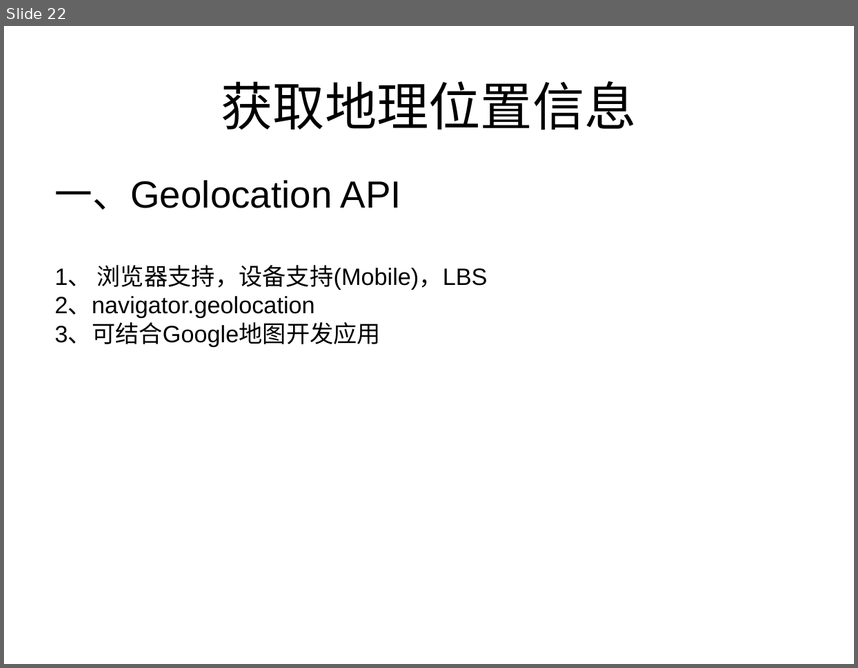
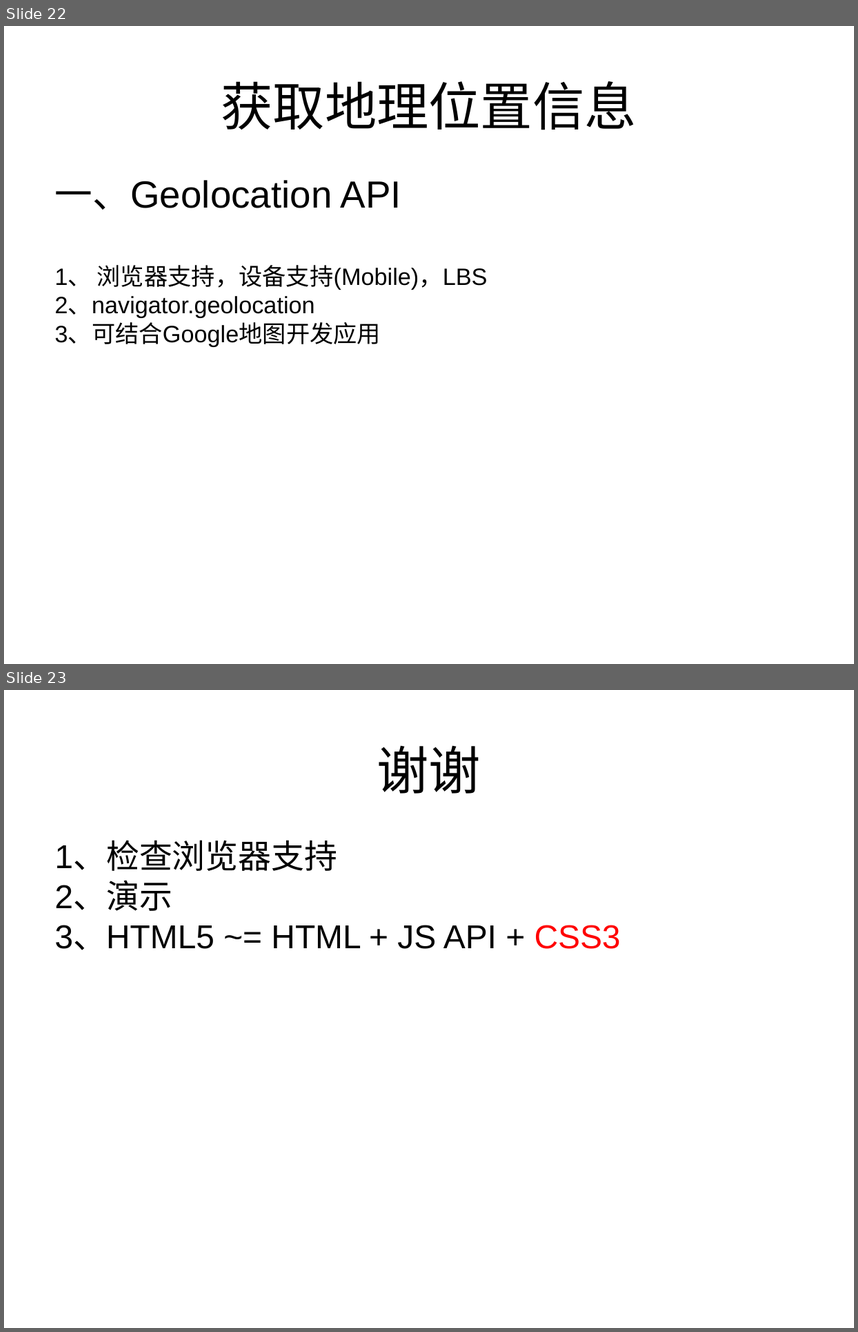
Before and after one commit to testuser2213/tom-wang-manual, a slide deck: manual/html5/share/关于HTML5的分享.ppt. Shown one above the other, each under a label of ours: slide 22 before the commit, slides 22 and 23 after it. The pictures are 858x668 and 858x1332 pixels, drawn with LibreOffice and Linux fonts; fonts in the diff are those of the drawing. Boxes give left, top, right and bottom in pixels: in the first picture for what was removed or moved away, otherwise in the second. Text is boxed around its words. In the diff, an @@ line names an element or a change of style, - is before the commit and + after.

```diff
--- a/manual/html5/share/关于HTML5的分享.ppt
+++ b/manual/html5/share/关于HTML5的分享.ppt
@@ slide 23 added at (x1=4, y1=690, x2=854, y2=1328), background #FFFFFF @@
@@ title added at (x1=377, y1=745, x2=481, y2=793), 44 pt, text #000000 @@
+谢谢
@@ text added at (x1=55, y1=842, x2=621, y2=950), 28 pt, text #000000 @@
+1、检查浏览器支持
+2、演示
+3、HTML5 ~= HTML + JS API + CSS3
```
